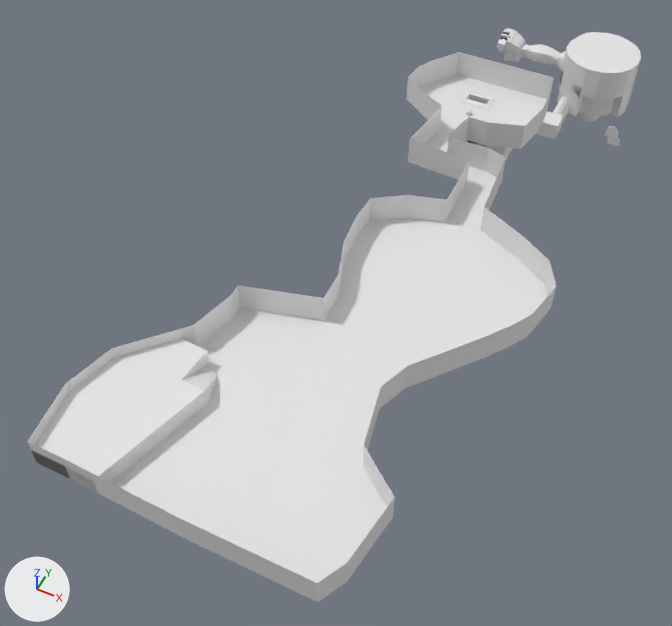
Two versions of the FBX model dev/models/kf2dt.fbx, one commit apart.
Rendered twice from a 50 mm camera at (13.1, -88.2, 60.1) aimed at (-11.5, -39.1, -1.4). Every picture has the same lights, and +X, +Y and +Z are marked at lower left. The older version comes first. Materials are left out; every surface is plain grey. Where no turn or scale is listed for an object, it has been applied to the vertices.

Script lines for the objects in view, before the commit:
```python
me_cube_001 = bpy.data.meshes.new('Cube.001')
me_cube_001.from_pydata(...)  # a box spanning x -0.2..0.2, y -0.2..0.2, z -0.2..0.2
me_plane = bpy.data.meshes.new('Plane')
me_plane.from_pydata(...)  # 813 vertices, 812 faces; spans x -11.05..3.75, y -6.53..3.74, z -2.09..5.91
me_plane.materials.append(mat_material_001)
me_plane_002 = bpy.data.meshes.new('Plane.002')
me_plane_002.from_pydata(...)  # 422 vertices, 400 faces; spans x -3.14..5.57, y -3.82..4.95, z -1.59..4.84
me_plane_002.materials.append(mat_material_002)
me_plane_003 = bpy.data.meshes.new('Plane.003')
me_plane_003.from_pydata(...)  # 9 vertices, 1 face; spans x -0.627..0.67, y 0.0, z -0.61..0.83
me_plane_003.materials.append(mat_material_001)
me_plane_004 = bpy.data.meshes.new('Plane.004')
me_plane_004.from_pydata(...)  # 640 vertices, 569 faces; spans x -13.0..14.5, y -14.7..41.0, z -0.1..2.5
me_plane_004.materials.append(mat_material_003)
me_plane_005 = bpy.data.meshes.new('Plane.005')
me_plane_005.from_pydata(...)  # 18 vertices, 11 faces; spans x -0.627..0.67, y 0.24..0.341, z -0.61..0.83
me_plane_005.materials.append(mat_material_001)
ob_cube = bpy.data.objects.new('Cube', me_cube_001)
ob_cube.location = (-8.5, -16.7, 6.5)
ob_plane = bpy.data.objects.new('Plane', me_plane)
ob_plane.location = (0.0, 0.2, 0.0)
ob_plane_001 = bpy.data.objects.new('Plane.001', me_plane_005)
ob_plane_001.location = (3.5, -4.8, -0.1)
ob_plane_002 = bpy.data.objects.new('Plane.002', me_plane_002)
ob_plane_002.location = (-7.0, -11.3, 1.6)
ob_plane_003 = bpy.data.objects.new('Plane.003', me_plane_003)
ob_plane_003.location = (3.7, -3.2, -1.9)
ob_plane_004 = bpy.data.objects.new('Plane.004', me_plane_004)
ob_plane_004.location = (-8.2, -52.0, 6.3)
```
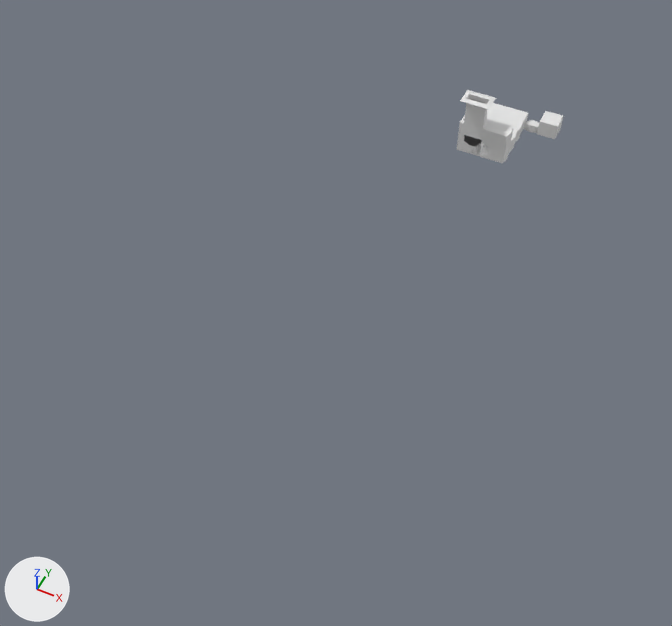
The newer file is also rescaled (x3.171), turned or shifted as a whole; pictures and numbers use the older file's frame.

Pixel boxes (x1, y1, x2, y2) of what changed, in the pictures (672 x 626 px):
'Plane.004', deleted
    before: (27, 52, 556, 602)
'Plane', deleted
    before: (497, 28, 641, 123)
'Plane.001', deleted
    before: (605, 126, 618, 139)
'Plane.003', deleted
    before: (607, 136, 620, 147)
'Cube', deleted
    before: (466, 109, 472, 116)
'Plane.002', unchanged, uncovered by the edit
    before: (460, 90, 563, 159)
    after: (457, 90, 563, 163)

The change in detail:
Object 'Plane.001' (ob_plane_001) is deleted.
Object 'Plane' (ob_plane) is deleted.
Object 'Plane.003' (ob_plane_003) is deleted.
Object 'Cube' (ob_cube) is deleted.
Object 'Plane.004' (ob_plane_004) is deleted.
